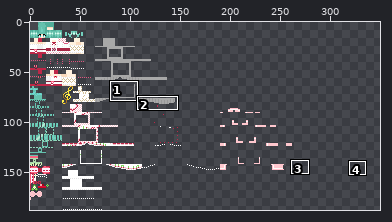
A sprite sheet gets an edit: textures/main.png. Above, an overview of the earlier version with the close-up marked.
Close-up. First the earlier version:
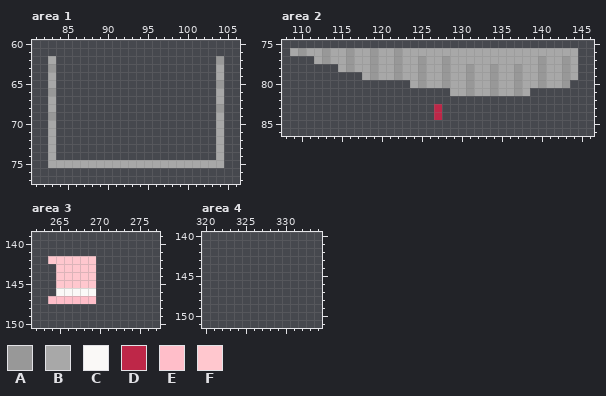
The file is 348x188 pixels. Colours within 5 levels of each other are drawn and written as one. Shown: area 1: x 81..106, y 60..77; area 2: x 108..146, y 75..86; area 3: x 262..277, y 139..150; area 4: x 320..334, y 140..151. The old version is drawn lined up with the new one, on the new canvas. The commit also changed other parts of the picture, which this record leaves out.
Palette (. is transparent): A #989898  B #a8a8a8  C #faf9f7  D #be2748  E #ffbec9  F #ffc7ce
Now the later version:
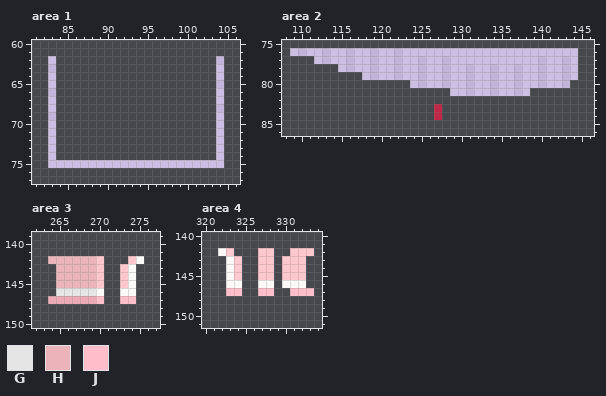
Colours new in this view: G #e5e5e5  H #ebb3ba  J #ffbec9
Changes in this commit:
canvas 348x188 -> 350x188
@@ palette @@
-A #989898
+A #c3b5d8
-B #a8a8a8
+B #cdbfe2
-E #ffbec9
+E #ebaab5
--- area 3
@@ x 262..277 @@
 141 ................
-142 ..FFFFFF........
-143 ...FFFFF........
-144 ...FFFFF........
-145 ...FFFFF........
-146 ...CCCCC........
-147 ..EEEEEE........
+142 ..HHHHHHF...FC..
+143 ...HHHHHF..FC...
+144 ...HHHHHF..FC...
+145 ...HHHHHF..FC...
+146 ...GGGGGC..CC...
+147 ..EEEEEEJ..JJ...
 148 ................
--- area 4
@@ x 320..334 @@
 141 ...............
-142 ...............
-143 ...............
-144 ...............
-145 ...............
-146 ...............
-147 ...............
+142 ..CF...FF..FFF.
+143 ...CF..FF.FFF..
+144 ...CF..FF.FFF..
+145 ...CF..FF.FFF..
+146 ...CC..CC.CCC..
+147 ...JJ..JJ..JJJ.
 148 ...............
Boxes around the changes in both close-ups, in picture pixels (x1, y1, x2, y2):
changed: (48, 56, 224, 168)
changed: (290, 48, 578, 96)
changed: (48, 256, 144, 304)
added: (218, 248, 314, 296)
